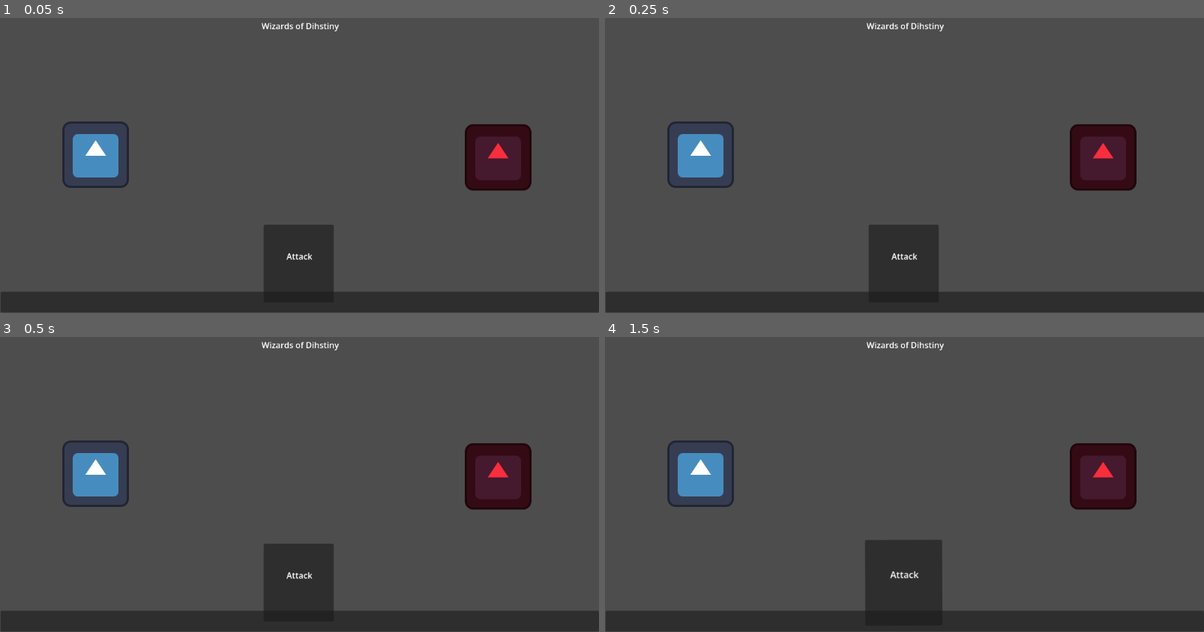
Above: before the commit, frames 1-4 (two rows, left to right).
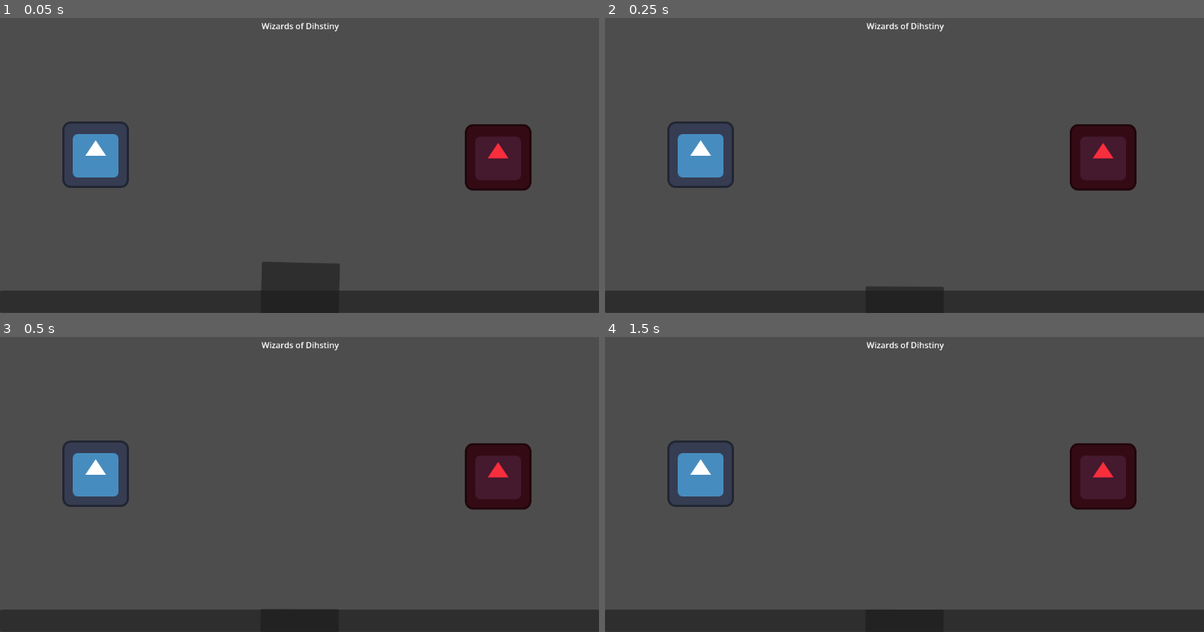
Above: after the commit, the same moments.

Repository: Dominic-Webster/wizards-of-destiny-godot
Game: Godot game, scene res://scenes/hello_world.tscn
Same seed, same stepped clock (60 frames per second), same inputs: the game is played once before the commit and once after it. The engine's default icon, where the game draws it, is replaced by a stand-in: a white triangle on a blue panel in a dark square.
Inputs (mouse positions are in pixels of both pictures, inside the frame that each line leads up to):
- Up to frame 1 (0.05 s): no input
- Up to frame 2 (0.25 s): no input
- Up to frame 3 (0.5 s): no input
- Up to frame 4 (1.5 s): tap Enter at 0.5 s; drag from (904, 581) to (964, 390) at 0.52 s; tap Space at 1.25 s; drag from (784, 481) to (874, 531) at 1.27 s

The runs differ from the first frame. In frame 1, 1.8% of the frame differs, in the area x 0-100%, y 70-100%; in frame 2, 2.7%; in frame 3, 2.8%; in frame 4, 3.2%, in the area x 0-100%, y 68-100%.

Commit message:
Improved card movement
Card movement looks better, currently return is broken though.

Diff:
--- a/scenes/hello_world.tscn
+++ b/scenes/hello_world.tscn
@@ -2,6 +2,7 @@
 
 [ext_resource type="Texture2D" uid="uid://cuh3ggngko837" path="res://sprites/icon.svg" id="1_14rgo"]
 [ext_resource type="Script" uid="uid://b8sgmp127qnl6" path="res://scripts/Player.gd" id="2_rd8xp"]
+[ext_resource type="Script" uid="uid://cmpcse2ys8k26" path="res://scripts/available_moves.gd" id="3_ksx7e"]
 [ext_resource type="Script" uid="uid://d307hv6y8q8q" path="res://scripts/Card.gd" id="3_rd8xp"]
 
 [sub_resource type="CanvasItemMaterial" id="CanvasItemMaterial_ksx7e"]
@@ -29,37 +30,51 @@
 material = SubResource("CanvasItemMaterial_ksx7e")
 layout_mode = 3
 anchors_preset = 0
-offset_top = 549.0
+offset_left = -1.0
+offset_top = 552.0
 offset_right = 1152.0
 offset_bottom = 647.0
 
-[node name="Panel" type="Panel" parent="UI" unique_id=1285439203]
+[node name="available_moves" type="Panel" parent="UI" unique_id=559244679]
 layout_mode = 1
 anchors_preset = -1
-offset_left = 1.0
-offset_top = 58.0
-offset_right = 1152.0
-offset_bottom = 98.0
+anchor_left = 0.001
+anchor_top = 0.56100005
+anchor_right = 0.9990001
+anchor_bottom = 1.0
+offset_left = -0.15200007
+offset_top = 0.021995544
+offset_right = 2.1518555
+offset_bottom = 1.0
 grow_horizontal = 2
-grow_vertical = 0
+grow_vertical = 2
 
-[node name="Panel2" type="Panel" parent="UI" unique_id=1476814915]
-layout_mode = 0
-offset_left = 507.0
-offset_top = -71.0
-offset_right = 642.0
-offset_bottom = 79.0
+[node name="HBoxContainer" type="HBoxContainer" parent="UI/available_moves" unique_id=116959785]
+layout_mode = 1
+anchors_preset = -1
+anchor_top = 0.5
+anchor_right = 1.0
+anchor_bottom = 1.0
+offset_top = -21.0
+grow_horizontal = 2
+grow_vertical = 2
+script = ExtResource("3_ksx7e")
+
+[node name="card" type="Panel" parent="UI/available_moves/HBoxContainer" unique_id=1476814915]
+custom_minimum_size = Vector2(100, 100)
+layout_mode = 2
+size_flags_horizontal = 6
+size_flags_vertical = 4
 script = ExtResource("3_rd8xp")
 
-[node name="Label" type="Label" parent="UI/Panel2" unique_id=2118422418]
+[node name="Label" type="Label" parent="UI/available_moves/HBoxContainer/card" unique_id=2118422418]
 layout_mode = 1
-anchors_preset = 15
-anchor_right = 1.0
+anchors_preset = -1
 anchor_bottom = 1.0
-offset_left = 2.0
-offset_top = -1.0
-offset_right = 1.0
-offset_bottom = -2.0
+offset_left = 0.9990001
+offset_top = 37.170715
+offset_right = 98.999
+offset_bottom = -13.829285
 grow_horizontal = 2
 grow_vertical = 2
 text = "Attack
--- a/scripts/Card.gd
+++ b/scripts/Card.gd
@@ -2,58 +2,102 @@
 
 signal card_clicked
 
+# Hover & Animation
 @export var hover_scale: Vector2 = Vector2(1.1, 1.1)
 @export var lerp_speed: float = 10.0
-@export var tilt_amount: float = .15
+
+# Card size
+@export var x_size: float = 150
+@export var y_size: float = 220
+
+# Tilt Settings
+@export var max_tilt_angle := 15.0  # Max degrees for movement tilt
+@export var mouse_tilt_amount := 5.0 # Max degrees for hovering tilt
+@export var tilt_speed := 0.1
+@export var return_speed := 0.05
 
 var is_hovered: bool = false
+var is_dragging: bool = false
+var drag_offset := Vector2.ZERO
 var target_scale: Vector2 = Vector2.ONE
-var target_rotation: float = 0.0
+var last_pos := Vector2.ZERO
+var current_tilt := 0.0
 
 func _ready():
-	# Ensure the pivot is centered for the tilt effect
+	# Use connect in Godot 4.x style for safety
+	mouse_entered.connect(_on_mouse_entered)
+	mouse_exited.connect(_on_mouse_exited)
+
+	set_card_size(x_size, y_size)
+	last_pos = global_position
+
+func _process(delta: float):
+	# 1. Scale Interpolation
+	scale = scale.lerp(target_scale, lerp_speed * delta)
+
+	# 2. Movement Tilt Logic
+	var move_velocity = global_position.x - last_pos.x
+	last_pos = global_position
+
+	var movement_target = clamp(move_velocity * 0.5, -max_tilt_angle, max_tilt_angle)
+
+	# 3. Mouse Hover Tilt Logic (Balatro-style subtle leaning)
+	var mouse_target = 0.0
+	if is_dragging:
+		var target_pos = get_global_mouse_position() - drag_offset
+		global_position = global_position.lerp(target_pos, 25 * delta)
+	if is_hovered:
+		var mouse_pos = get_local_mouse_position()
+		# Calculate -1.0 to 1.0 based on mouse position relative to center
+		var center_offset = (mouse_pos.x - (size.x / 2)) / (size.x / 2)
+		mouse_target = center_offset * mouse_tilt_amount
+
+	# 4. Combine and Apply Tilt
+	var final_target = movement_target + mouse_target
+
+	if abs(move_velocity) > 0.1 or is_hovered:
+		current_tilt = lerp(current_tilt, final_target, tilt_speed)
+	else:
+		current_tilt = lerp(current_tilt, 0.0, return_speed)
+
+	rotation = deg_to_rad(current_tilt)
+
+func set_card_size(new_x: float, new_y: float):
+	custom_minimum_size = Vector2(new_x, new_y)
+	size = Vector2(new_x, new_y)
 	pivot_offset = size / 2
-	connect("mouse_entered", _on_mouse_entered)
-	connect("mouse_exit", _on_mouse_exited)
-
-func _process(delta):
-	# Smoothly interpolate scale
-	scale = scale.lerp(target_scale, delta * lerp_speed)
-
-	# Smoothly interpolate rotation
-	rotation = lerp_angle(rotation, target_rotation, delta * lerp_speed)
-
-	if is_hovered:
-		handle_tilt()
-	else:
-		target_rotation = 0.0
-		target_scale = Vector2.ONE
-
-func handle_tilt():
-	# Get mouse position relative to the center of the card
-	var mouse_pos = get_local_mouse_position()
-	var center = size / 2
-	var offset = (mouse_pos - center) / center
-
-	# Balatro cards tilt slightly on the Z-axis (simulated here via rotation)
-	# and move slightly opposite to the mouse pointer
-	target_rotation = (offset.x / center.x) * tilt_amount
 
 func _on_mouse_entered():
 	is_hovered = true
 	target_scale = hover_scale
-	z_index = 10 # Pop to the front
+	z_index = 10
 
 func _on_mouse_exited():
 	is_hovered = false
-	# Resets
 	target_scale = Vector2.ONE
-	target_rotation = 0.0
 	z_index = 0
 
 func _gui_input(event):
-	if event is InputEventMouseButton and event.pressed:
+	if event is InputEventMouseButton:
 		if event.button_index == MOUSE_BUTTON_LEFT:
-			# Play a "punchy" click effect
-			scale *= 0.9
-			card_clicked.emit()
+			if event.pressed:
+				# START DRAG
+				is_dragging = true
+				top_level = true
+				# Calculate where we grabbed the card to avoid snapping
+				drag_offset = get_global_mouse_position() - global_position
+
+				# The "Balatro" click punch
+				scale = Vector2(0.9, 0.9)
+				card_clicked.emit()
+			else:
+				# STOP DRAG
+				is_dragging = false
+				top_level = false
+				# Reset z_index if you changed it
+				z_index = 0
+
+	# Optional: Handle hover scaling if mouse moves while not dragging
+	if event is InputEventMouseMotion and is_dragging:
+		# This ensures movement tilt is updated during the drag
+		pass
--- /dev/null
+++ b/scripts/available_moves.gd
@@ -0,0 +1,32 @@
+extends Control
+
+@export var hover_scale := 1.1
+@export var hover_offset := -20.0 # Lift card up when hovered
+@export var lerp_speed := 0.15
+
+var target_pos: Vector2
+var target_scale := Vector2.ONE
+
+func _ready():
+	# Connect signals for hovering
+	mouse_entered.connect(_on_mouse_entered)
+	mouse_exited.connect(_on_mouse_exited)
+
+	# Set pivot to center so it scales from the middle
+	pivot_offset = size / 2
+
+func _process(_delta):
+	# Smoothly move to target scale and position
+	scale = scale.lerp(target_scale, lerp_speed)
+	# Using position.y for the "lift" effect
+	position.y = lerp(position.y, target_pos.y, lerp_speed)
+
+func _on_mouse_entered():
+	target_scale = Vector2.ONE * hover_scale
+	target_pos.y = hover_offset
+	z_index = 1 # Bring to front when hovering
+
+func _on_mouse_exited():
+	target_scale = Vector2.ONE
+	target_pos.y = 0
+	z_index = 0
--- /dev/null
+++ b/scripts/moves_container.gd
@@ -0,0 +1,15 @@
+extends Node
+
+func reorder_move(card: Control, global_mouse_pos: Vector2):
+	var hbox = $HBoxContainer
+	for i in hbox.get_child_count():
+		var child = hbox.get_child(i)
+		if global_mouse_pos.x < child.global_position.x + (child.size.x / 2):
+			hbox.move_child(card, i)
+			return
+	# If past the last card, move to the end
+	hbox.move_child(card, -1)
+
+
+# Called every frame. 'delta' is the elapsed time since the previous frame.
+func _process(delta: float) -> void:
Renamed: Manager.gd -> scripts/Manager.gd
Renamed: Manager.gd.uid -> scripts/Manager.gd.uid
Not shown, added: scripts/available_moves.gd.uid
Not shown, added: scripts/moves_container.gd.uid
